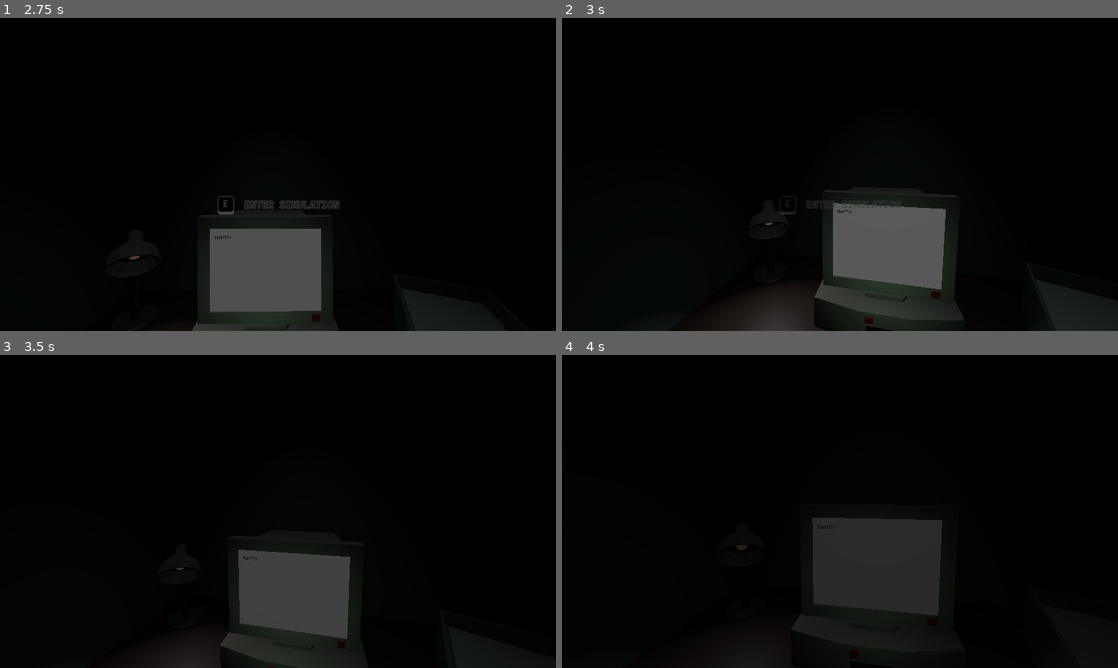
Above: before the commit, frames 1-4 (two rows, left to right).
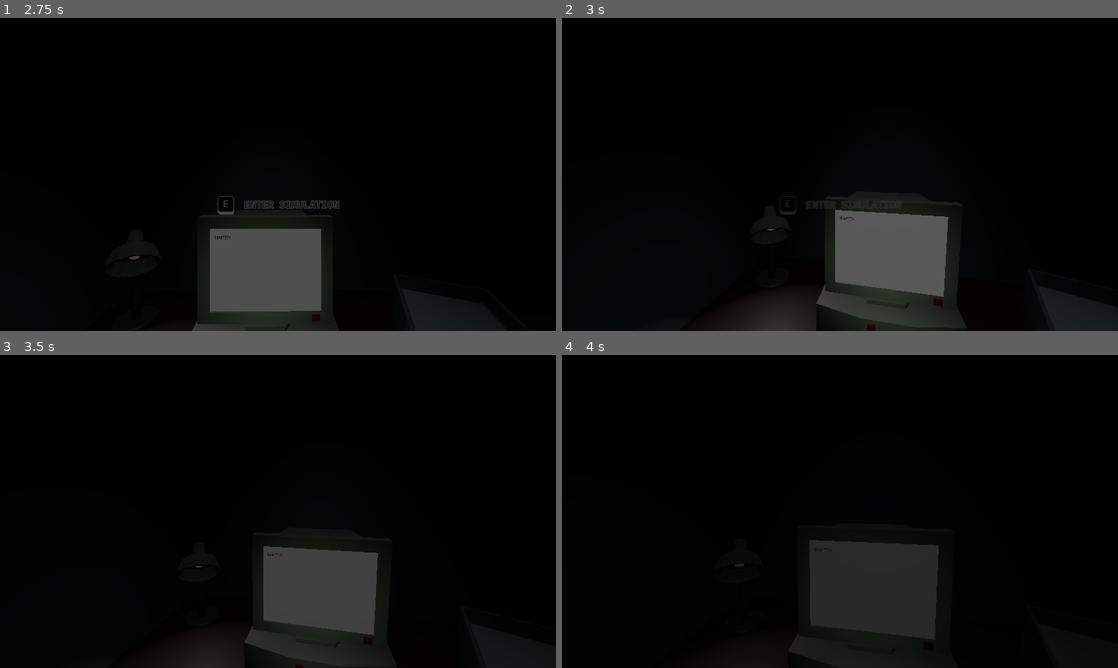
Above: after the commit, the same moments.

Repository: triangle-int/inner-inhabited
Game: Godot game, scene res://scenes/fpv/test_raft.tscn
Two runs of this game, one before a commit and one after it. Both use one fixed random seed, a clock stepped at 60 frames per second and the inputs below. This scene is started directly instead of the project's main scene.
Inputs (mouse positions are in pixels of both pictures, inside the frame that each line leads up to):
- Up to frame 1 (2.75 s): tap Enter at 0.5 s; move the mouse to (400, 158) at 0.52 s; hold Right mouse button (connect_nodes) 0.53-1.28 s; hold W (move_forward) from 0.53 s (still down); click (400, 158) at 0.67 s; tap Space at 0.77, 1.52, 2 s; move the mouse to (250, 174) at 1.27 s; tap D (delete_node) at 1.35 s; move the mouse to (289, 168) at 2.02 s; press the mouse at (289, 168) at 2.03 s
- Up to frame 2 (3 s): keep holding W (move_forward); move the mouse to (834, 180) at 2.77 s; release the mouse at (834, 180) at 2.78 s; tap E (interact) at 2.85 s
- Up to frame 3 (3.5 s): keep holding W (move_forward); tap Space at 3.02 s
- Up to frame 4 (4 s): move the mouse to (1006, 558) at 3.52 s; release W (move_forward) at 3.53 s; hold A (move_left) from 3.53 s (still down); tap Enter at 3.6 s; tap Space at 3.77 s

Frame 1 is identical in both runs. In frame 2, 1.7% of the frame differs, in the area x 36-73%, y 54-100%; in frame 3, 3.6%, in the area x 31-69%, y 61-100%; in frame 4, 3.1%.

Commit message:
Fixed player bobing in place

Diff:
--- a/scripts/fpv/player.gd
+++ b/scripts/fpv/player.gd
@@ -77,7 +77,7 @@
 
 
 func is_moving() -> bool:
-	return velocity.length_squared() > 0
+	return can_move and velocity.length_squared() > 0
 
 
 func enable_interaction(text: String, object: Node) -> void:
